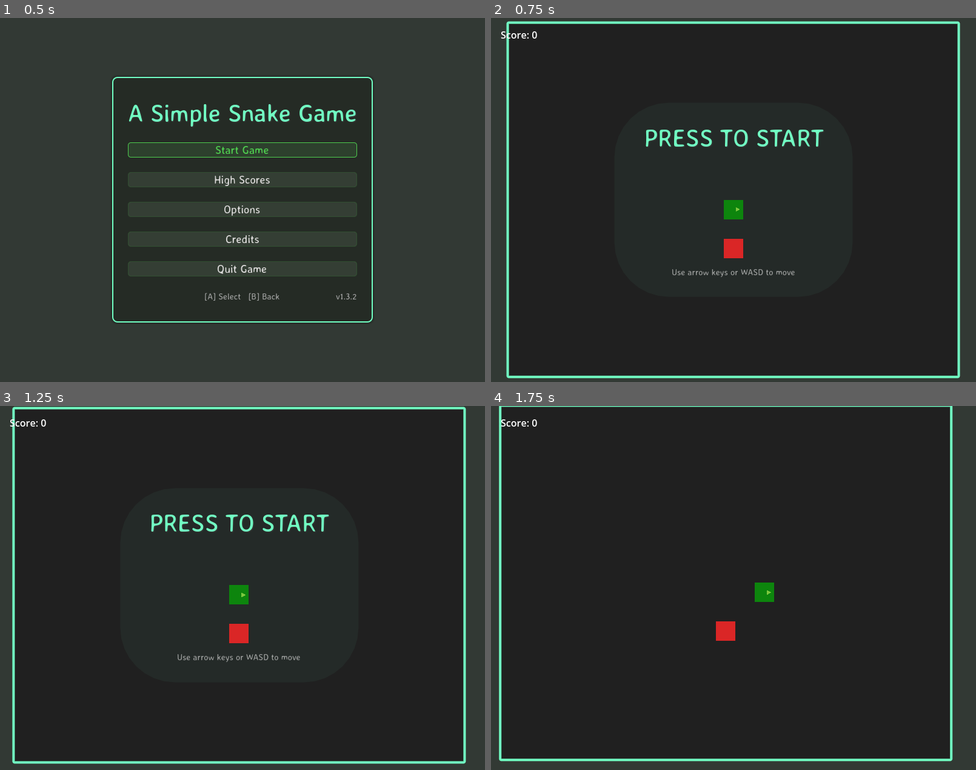
Above: before the commit, frames 1-4 (two rows, left to right).
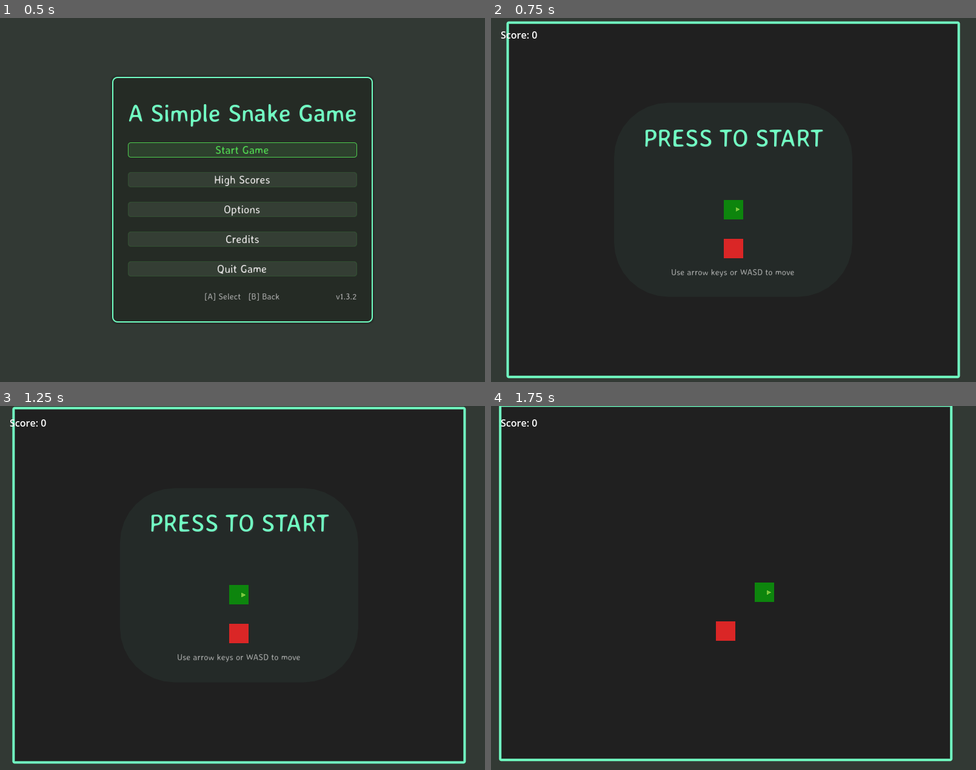
Above: after the commit, the same moments.

Repository: bluehexagons/snake2d
Game: Godot game, scene res://scenes/main/main.tscn
Two runs of this game, one before a commit and one after it. Both use one fixed random seed, a clock stepped at 60 frames per second and the inputs below.
Inputs (mouse positions are in pixels of both pictures, inside the frame that each line leads up to):
- Up to frame 1 (0.5 s): no input
- Up to frame 2 (0.75 s): click "Start Game" at 0.5 s
- Up to frame 3 (1.25 s): no input
- Up to frame 4 (1.75 s): tap Enter at 1.25 s; move the mouse to (840, 569) at 1.27 s; hold Right (right) from 1.28 s (still down); click (840, 569) at 1.42 s

Frame 1 is identical in both runs. In frame 2, 0.5% of the frame differs, in the area x 31-69%, y 30-72%; in frame 3, less than 0.1%; in frame 4, nothing differs.

Commit message:
Clean up project: remove orphan/garbage entries and fix tail pool reparent (w/llm)
- Delete orphan controls_tutorial.gd.uid (no matching script)
- Fix corrupted [gui] section in project.godot (mangled keys with stuck comment headers); restore common/snap_controls_to_pixels=false under proper [gui] section
- Avoid 'already has parent' error in gameplay.gd when reusing pooled tail segments by only re-parenting when detached
- Free pooled segments in cleanup() to prevent leaks across game restarts
- Remove dead empty _process(_delta) on snake.gd

Co-authored-by: Copilot <223556219+Copilot@users.noreply.github.com>

Diff:
--- a/project.godot
+++ b/project.godot
@@ -129,5 +129,7 @@
 textures/decals/filter=2
 textures/light_projectors/filter=2
 environment/defaults/default_clear_color=Color(0.197458, 0.224211, 0.204302, 1)
-"#Disabletexturefilteringglobally[gui]common/snap_controls_to_pixels"=false
-"#Disabletexturefilteringforcrisppixels[gui]common/snap_controls_to_pixels"=false
+
+[gui]
+
+common/snap_controls_to_pixels=false
--- a/scenes/main/gameplay.gd
+++ b/scenes/main/gameplay.gd
@@ -172,7 +172,8 @@
 	segment.position = food.position
 	segment.show()
 
-	game_world.add_child(segment)
+	if segment.get_parent() == null:
+		game_world.add_child(segment)
 	tail_segments.append(segment)
 
 	_update_game_speed()
@@ -217,6 +218,9 @@
 	for segment in tail_segments:
 		segment.queue_free()
 	tail_segments.clear()
+	for segment in tail_segment_pool:
+		segment.queue_free()
+	tail_segment_pool.clear()
 	tail_positions.clear()
 
 	game_over_state = false
--- a/scenes/snake/snake.gd
+++ b/scenes/snake/snake.gd
@@ -71,10 +71,6 @@
 			waiting_for_input = false
 			first_move.emit()
 
-func _process(_delta) -> void:
-	# Process method kept for potential future use, but input handling moved to _input
-	pass
-
 func move() -> void:
 	if waiting_for_input:
 		can_move = true
Not shown, removed: scenes/main/controls_tutorial.gd.uid
